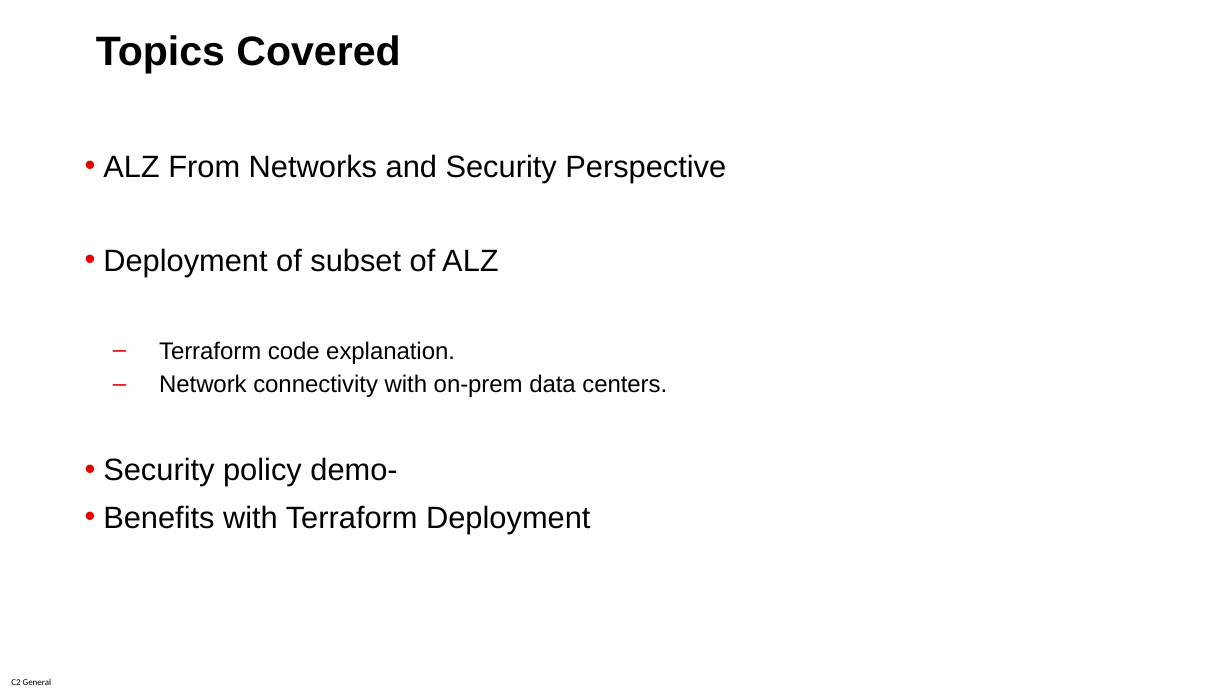
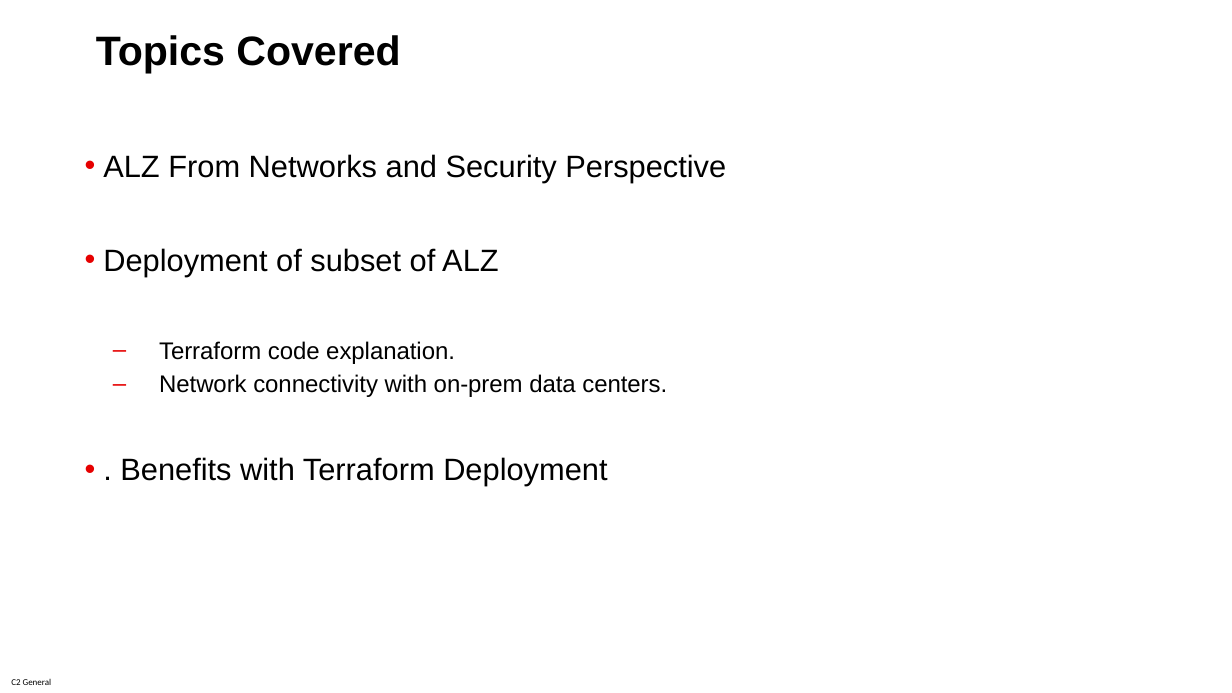
Before and after one commit to sushilsoni123/ALZ_Network-Security, a slide deck: slide 1 of CONFIG_TERRAFORM/Terraform_Demo_presentation_Draft0.1.pptx. Drawn at 1232x693 pixels with LibreOffice and Linux fonts; fonts in the diff are those of the drawing; background and template pictures are left out. Boxes give left, top, right and bottom in pixels: in the first picture for what was removed or moved away, otherwise in the second. Text is boxed around its words. In the diff, an @@ line names an element or a change of style, - is before the commit and + after.

```diff
--- a/CONFIG_TERRAFORM/Terraform_Demo_presentation_Draft0.1.pptx
+++ b/CONFIG_TERRAFORM/Terraform_Demo_presentation_Draft0.1.pptx
@@ text at (x1=120, y1=457, x2=607, y2=486): text changed @@
-• Security policy demo-
-• Benefits with Terraform Deployment
+• . Benefits with Terraform Deployment
```
Also in this commit, not shown: 2 other slides changed, 1 slide removed, 1 other file.
